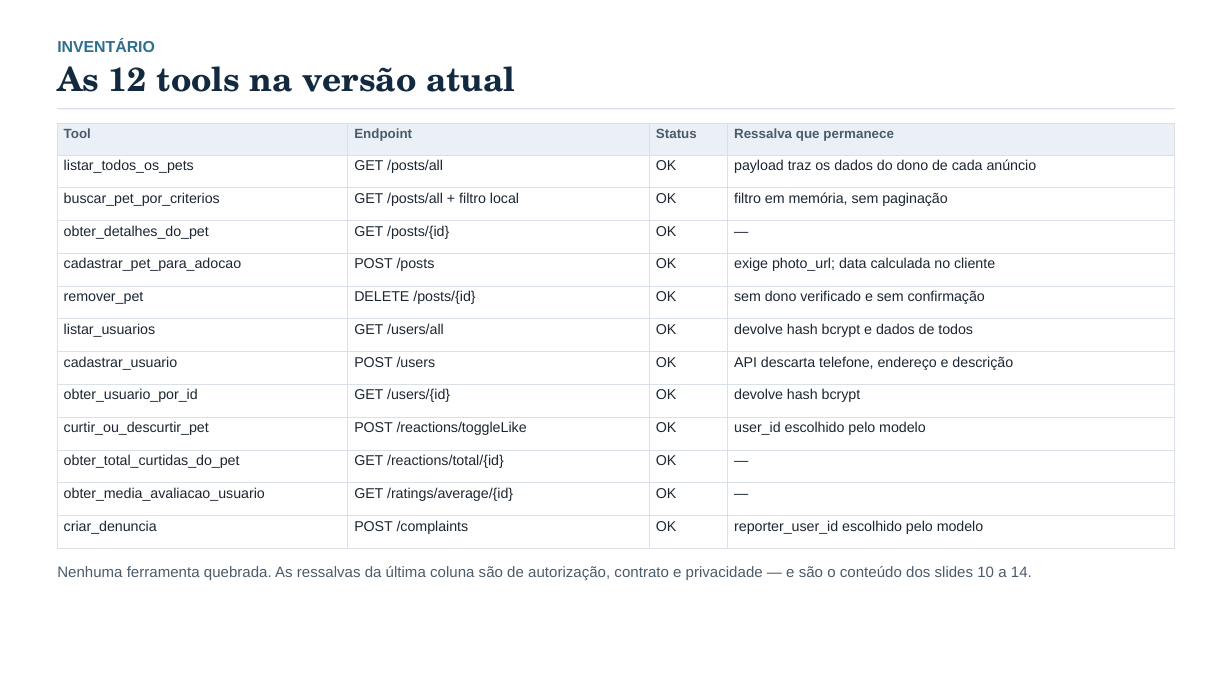
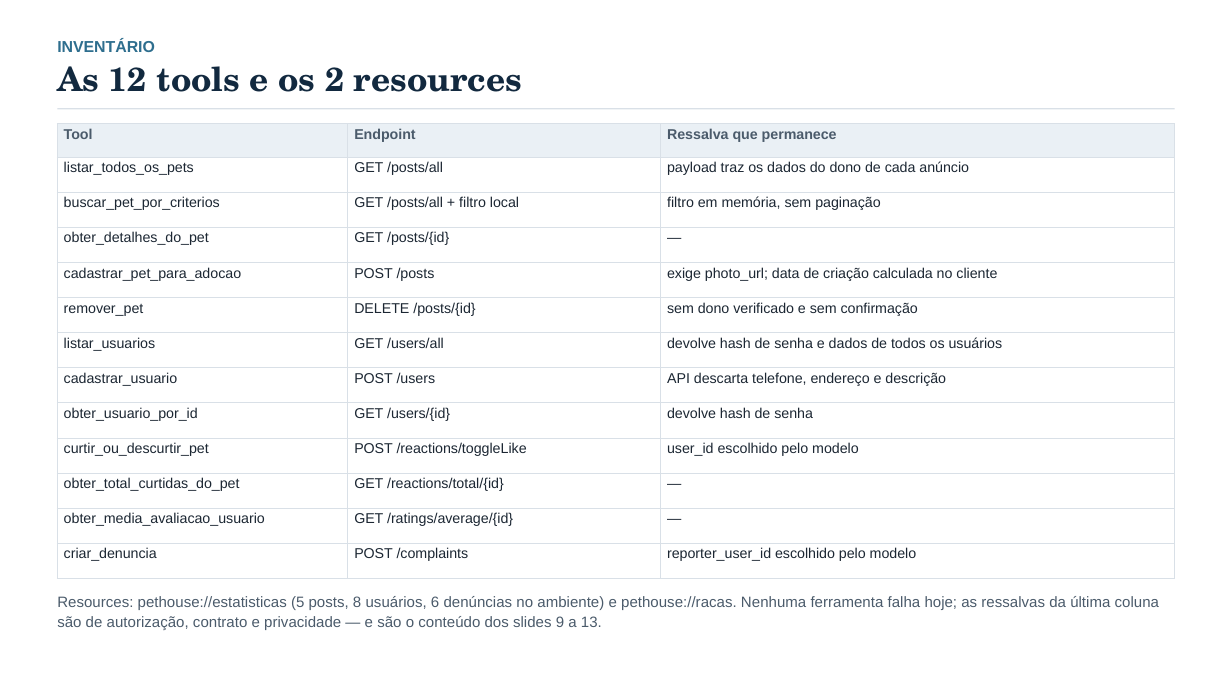
Before and after one commit to edu-correia/project-mcp-pet-adoption, a slide deck: slide 4 of docs/apresentacao-analise-pethouse-mcp.pptx (slide 5 before the commit). Drawn at 1232x693 pixels with LibreOffice and Linux fonts; fonts in the diff are those of the drawing. Boxes give left, top, right and bottom in pixels: in the first picture for what was removed or moved away, otherwise in the second. Text is boxed around its words. In the diff, an @@ line names an element or a change of style, - is before the commit and + after.

Commit message:
docs: apresenta a analise da solucao no estado atual (15 slides, sem antes/depois)
- deck reescrito: numeros e tese, arquitetura da ponte, inventario das 12 tools,
  metodo de verificacao, casos de uso, demo, tres insucessos e seguranca
- removidas as referencias a correcao/versao anterior: o material descreve o
  sistema como ele e (publico nao tem contexto de mudanca)
- roteiro de falas refeito para 4 pessoas sobre os 15 slides

```diff
--- a/docs/apresentacao-analise-pethouse-mcp.pptx
+++ b/docs/apresentacao-analise-pethouse-mcp.pptx
@@ text at [57,66,522,92]: text changed @@
-As 12 tools na versão atual
+As 12 tools e os 2 resources
@@ table at [57,124,1175,579] @@
-column 3: Status | OK | OK | OK | OK | OK | OK | OK | OK | OK | OK | OK | OK
-column 4: Ressalva que permanece | payload traz os dados do dono de cada anúncio | filtro em memória, sem paginação | — | exige photo_url; data calculada no cliente | sem dono verificado e sem confirmação | devolve hash bcrypt e dados de todos | API descarta telefone, endereço e descrição | devolve hash bcrypt | user_id escolhido pelo modelo | — | — | reporter_user_id escolhido pelo modelo
+column 3: Ressalva que permanece | payload traz os dados do dono de cada anúncio | filtro em memória, sem paginação | — | exige photo_url; data de criação calculada no cliente | sem dono verificado e sem confirmação | devolve hash de senha e dados de todos os usuários | API descarta telefone, endereço e descrição | devolve hash de senha | user_id escolhido pelo modelo | — | — | reporter_user_id escolhido pelo modelo
@@ text at [57,596,1159,630]: text changed @@
-Nenhuma ferramenta quebrada. As ressalvas da última coluna são de autorização, contrato e privacidade — e são o conteúdo dos slides 10 a 14.
+Resources: pethouse://estatisticas (5 posts, 8 usuários, 6 denúncias no ambiente) e pethouse://racas. Nenhuma ferramenta falha hoje; as ressalvas da última coluna são de autorização, contrato e privacidade — e são o conteúdo dos slides 9 a 13.
```
Also in this commit, not shown: 14 other slides changed, 1 slide removed, 4 other files.
